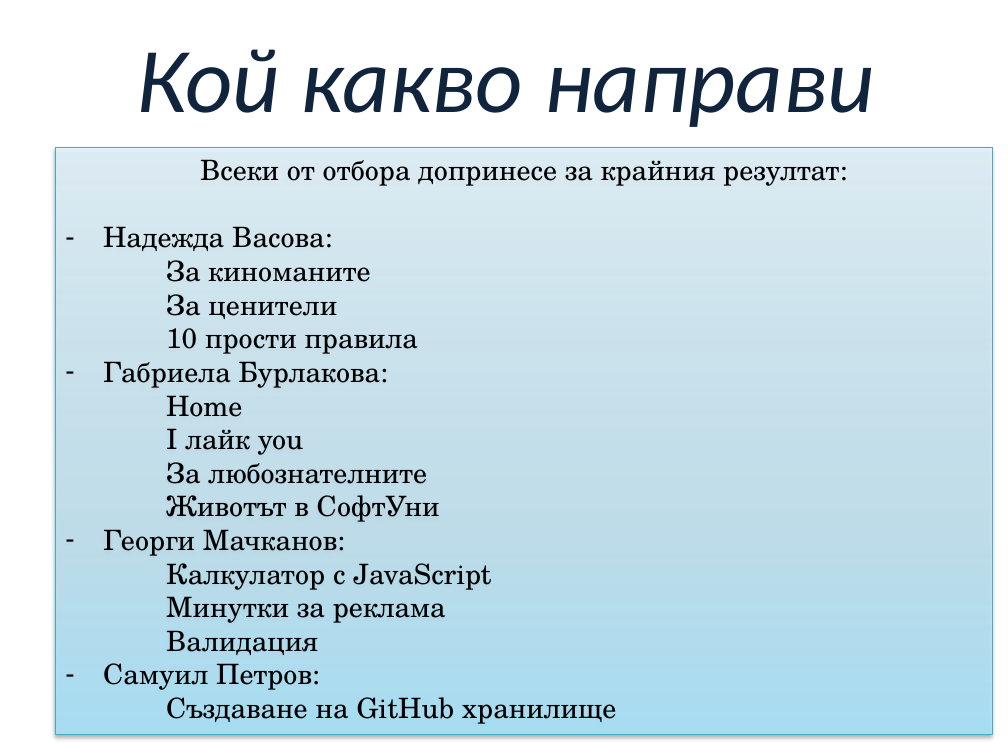
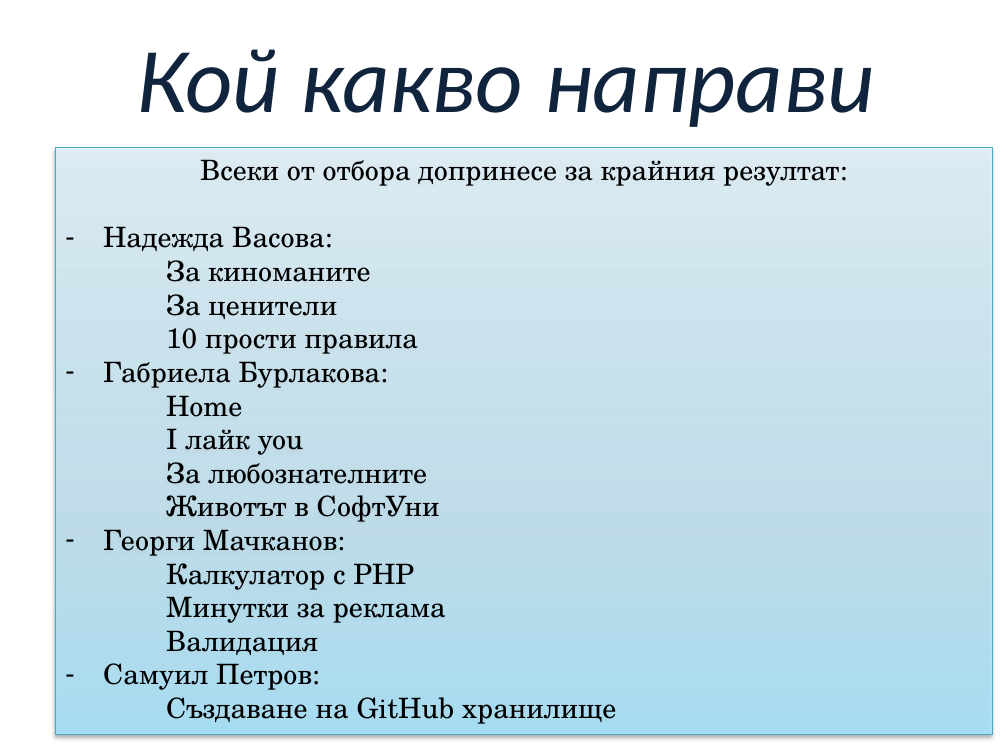
Before and after one commit to Samuil-Petrov/TeamKatla, a slide deck: slide 6 of TeamProject - Katla/Presentation/TeamKatla.pptx. Drawn at 1008x756 pixels with LibreOffice and Linux fonts; fonts in the diff are those of the drawing; background and template pictures are left out. Boxes give left, top, right and bottom in pixels: in the first picture for what was removed or moved away, otherwise in the second. Text is boxed around its words. In the diff, an @@ line names an element or a change of style, - is before the commit and + after.

```diff
--- a/TeamProject - Katla/Presentation/TeamKatla.pptx
+++ b/TeamProject - Katla/Presentation/TeamKatla.pptx
@@ text in rectangle at <box>166,563,414,590</box>: text changed @@
-Калкулатор с JavaScript
+Калкулатор с PHP
```
Also in this commit, not shown: 10 other files.
